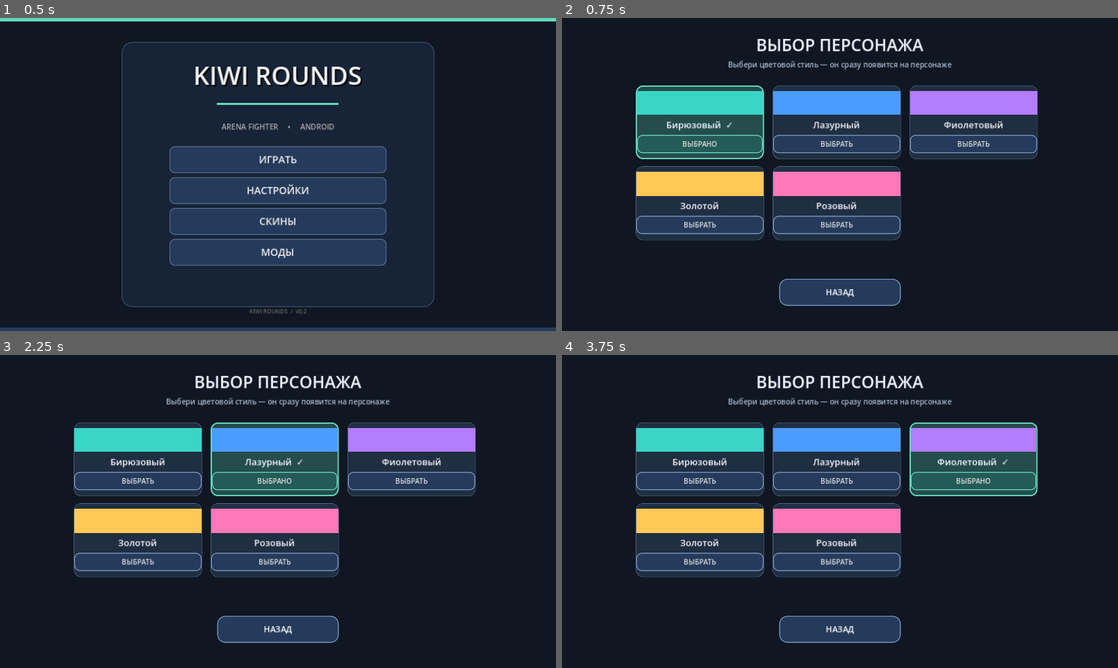
Above: before the commit, frames 1-4 (two rows, left to right).
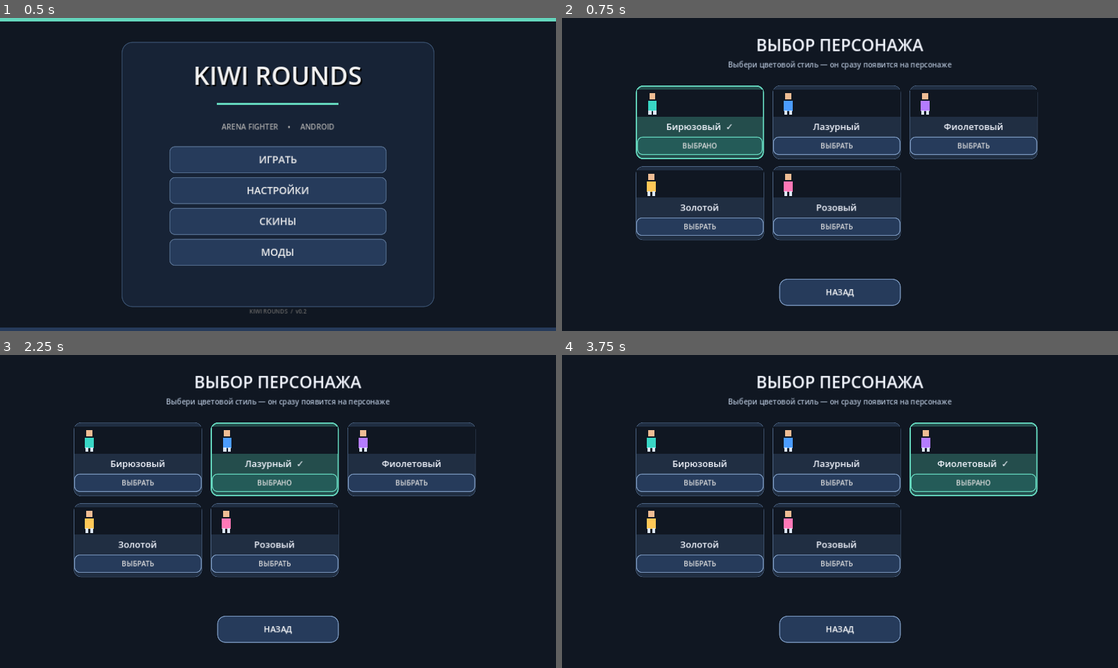
Above: after the commit, the same moments.

Repository: loslam-del/Kiwi-rounds
Game: Godot game, scene res://scenes/main.tscn
Same seed, same stepped clock (60 frames per second), same inputs: the game is played once before the commit and once after it.
Inputs:
- Up to frame 1 (0.5 s): no input
- Up to frame 2 (0.75 s): click "СКИНЫ" at 0.5 s
- Up to frame 3 (2.25 s): click "ВЫБРАНО" at 1.25 s; click "ВЫБРАТЬ" at 2 s
- Up to frame 4 (3.75 s): click "ВЫБРАТЬ" at 2.75 s; click "ВЫБРАТЬ" at 3.5 s

Frame 1 is identical in both runs. In frame 2, 13% of the frame differs, in the area x 13-86%, y 22-70%; in frame 3, 13%; in frame 4, 13%.

Commit message:
Add character previews to skin selection and readable upgrade icons

Diff:
--- a/scripts/main.gd
+++ b/scripts/main.gd
@@ -6,11 +6,11 @@
 const MOD_LOADER_SCRIPT = preload("res://scripts/mod_loader.gd")
 
 const DEFAULT_UPGRADES := [
-    {"id":"swift","name":"ТУРБО-БОТИНКИ","icon":"➤","buff":"БАФФ  Скорость +16%","debuff":"МИНУС  Сила выстрела −10%","effect":"swift"},
-    {"id":"spring","name":"ПРУЖИННЫЙ МОДУЛЬ","icon":"↑","buff":"БАФФ  Высота прыжка +12%","debuff":"МИНУС  Скорость −8%","effect":"spring"},
-    {"id":"wave","name":"ТЯЖЁЛЫЙ КАЛИБР","icon":"✦","buff":"БАФФ  Отбрасывание +22%","debuff":"МИНУС  Перезарядка дольше на 12%","effect":"wave"},
-    {"id":"rapid","name":"БЫСТРЫЙ ЗАТВОР","icon":"⚡","buff":"БАФФ  Перезарядка быстрее на 18%","debuff":"МИНУС  Сила выстрела −10%","effect":"rapid"},
-    {"id":"sturdy","name":"БОЕВОЙ РАЗГОН","icon":"◆","buff":"БАФФ  Скорость +6%, прыжок +8%","debuff":"МИНУС  Нет","effect":"sturdy"}
+    {"id":"swift","name":"ТУРБО-БОТИНКИ","icon":"SPD","buff":"БАФФ  Скорость +16%","debuff":"МИНУС  Сила выстрела −10%","effect":"swift"},
+    {"id":"spring","name":"ПРУЖИННЫЙ МОДУЛЬ","icon":"JMP","buff":"БАФФ  Высота прыжка +12%","debuff":"МИНУС  Скорость −8%","effect":"spring"},
+    {"id":"wave","name":"ТЯЖЁЛЫЙ КАЛИБР","icon":"PWR","buff":"БАФФ  Отбрасывание +22%","debuff":"МИНУС  Перезарядка дольше на 12%","effect":"wave"},
+    {"id":"rapid","name":"БЫСТРЫЙ ЗАТВОР","icon":"RLD","buff":"БАФФ  Перезарядка быстрее на 18%","debuff":"МИНУС  Сила выстрела −10%","effect":"rapid"},
+    {"id":"sturdy","name":"БОЕВОЙ РАЗГОН","icon":"MIX","buff":"БАФФ  Скорость +6%, прыжок +8%","debuff":"МИНУС  Нет","effect":"sturdy"}
 ]
 const DEFAULT_MAPS := [
     {"name":"Сумеречная арена","platforms":[{"x":330,"y":545,"w":250,"h":24},{"x":950,"y":545,"w":250,"h":24},{"x":640,"y":420,"w":190,"h":22},{"x":130,"y":635,"w":170,"h":20},{"x":1150,"y":635,"w":170,"h":20}]},
@@ -463,9 +463,32 @@
         column.alignment = BoxContainer.ALIGNMENT_CENTER
         column.add_theme_constant_override("separation",8)
         panel.add_child(column)
-        var swatch := ColorRect.new()
-        swatch.color = color
-        swatch.custom_minimum_size = Vector2(70,55)
+        var swatch := Control.new()
+        swatch.custom_minimum_size = Vector2(70,62)
+        var swatch_bg := ColorRect.new()
+        swatch_bg.color = Color("#101722")
+        swatch_bg.set_anchors_and_offsets_preset(Control.PRESET_FULL_RECT)
+        swatch.add_child(swatch_bg)
+        var mini_body := ColorRect.new()
+        mini_body.color = color
+        mini_body.position = Vector2(25,25)
+        mini_body.size = Vector2(20,24)
+        swatch.add_child(mini_body)
+        var mini_head := ColorRect.new()
+        mini_head.color = Color("#efbd94")
+        mini_head.position = Vector2(28,8)
+        mini_head.size = Vector2(14,14)
+        swatch.add_child(mini_head)
+        var mini_leg_a := ColorRect.new()
+        mini_leg_a.color = Color("#dce6f3")
+        mini_leg_a.position = Vector2(26,48)
+        mini_leg_a.size = Vector2(7,10)
+        swatch.add_child(mini_leg_a)
+        var mini_leg_b := ColorRect.new()
+        mini_leg_b.color = Color("#dce6f3")
+        mini_leg_b.position = Vector2(37,48)
+        mini_leg_b.size = Vector2(7,10)
+        swatch.add_child(mini_leg_b)
         column.add_child(swatch)
         var name_label := Label.new()
         name_label.text = str(skin.get("name",skin.get("id","MOD"))) + ("  ✓" if i == skin_index else "")
